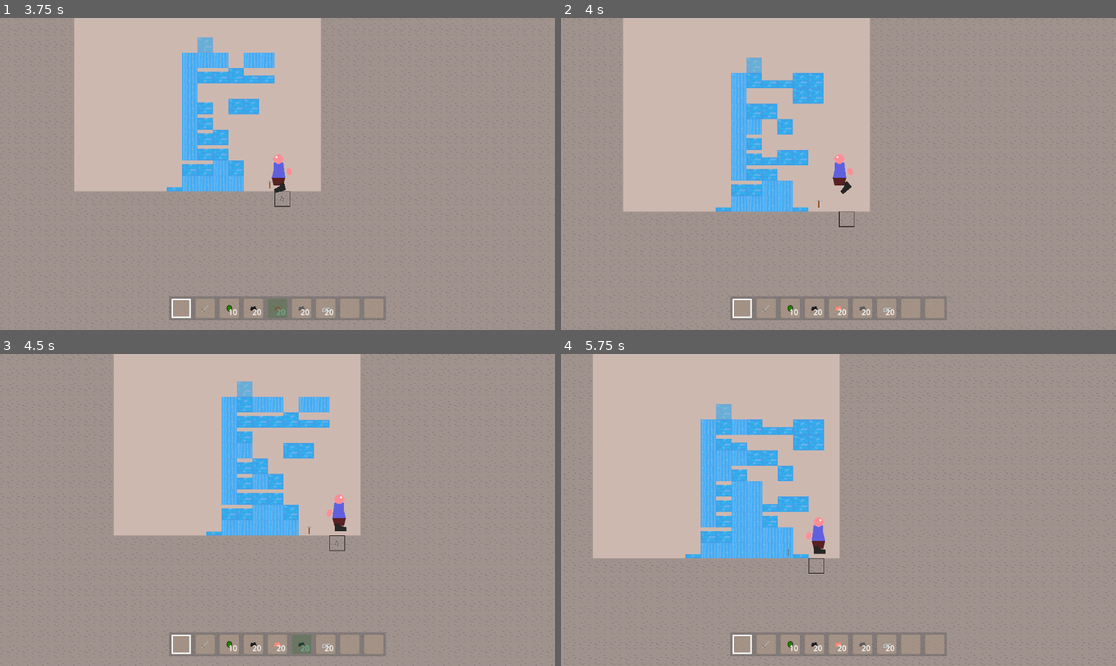
Above: before the commit, frames 1-4 (two rows, left to right).
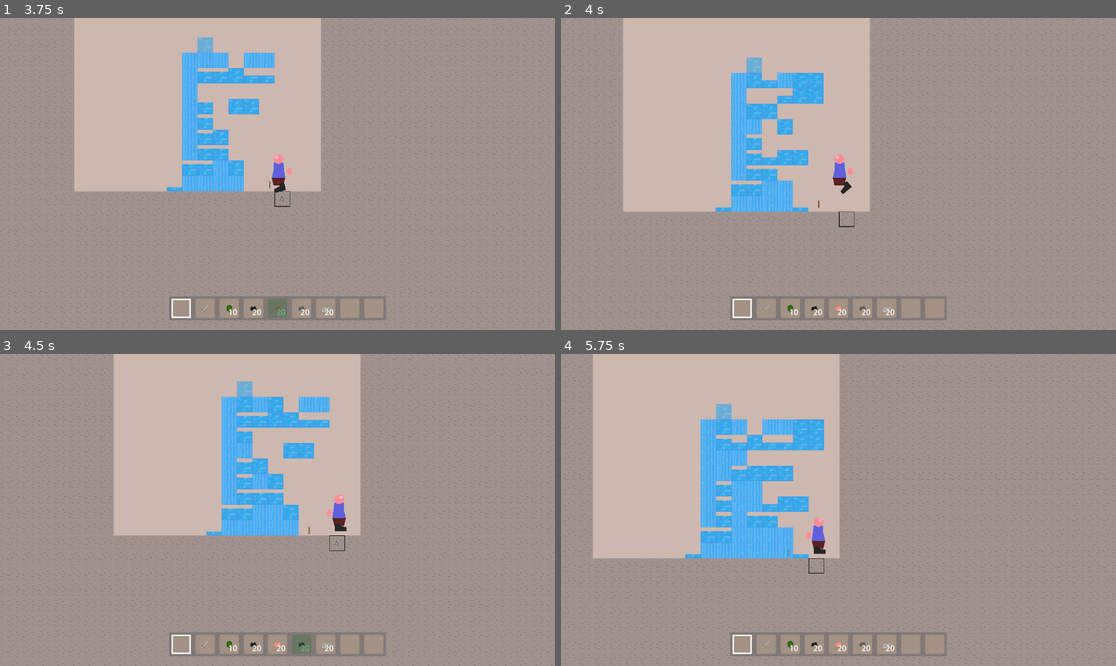
Above: after the commit, the same moments.

Repository: Griiimon/2D-Mining-Sandbox
Game: Godot game, scene res://game/test_game.tscn
The game is run twice, just before and just after one commit, with the same random seed, the same clock (stepped at 60 frames per second) and the same inputs. This scene is started directly instead of the project's main scene. The engine's default icon, where the game draws it, is replaced by a stand-in: a white triangle on a blue panel in a dark square.
Inputs (mouse positions are in pixels of both pictures, inside the frame that each line leads up to):
- Up to frame 1 (3.75 s): tap Enter at 0.5 s; move the mouse to (183, 308) at 0.52 s; hold D (right) 0.53-2.03 s; click (183, 308) at 0.6 s; tap Up (jump) at 0.77, 1.52, 3.02 s; move the mouse to (205, 308) at 1.27 s; tap F (change_block_state) at 1.35 s; click (205, 308) at 1.42 s; move the mouse to (227, 308) at 2.02 s; hold A (left) 2.03-2.78 s; tap X (drop_item) at 2.1 s; click (227, 308) at 2.17 s; move the mouse to (255, 308) at 2.77 s; hold D (right) from 2.78 s (still down); tap E (next_hotbar_item) at 2.85 s; click (255, 308) at 2.92 s; move the mouse to (277, 308) at 3.52 s; tap Q (previous_hotbar_item) at 3.6 s; click (277, 308) at 3.67 s
- Up to frame 2 (4 s): keep holding D (right); tap Up (jump) at 3.77 s
- Up to frame 3 (4.5 s): move the mouse to (299, 644) at 4.27 s; release D (right) at 4.28 s; hold A (left) from 4.28 s (still down); tap K (toggle_free_cam) at 4.35 s; click (299, 644) at 4.42 s
- Up to frame 4 (5.75 s): tap Up (jump) at 4.52 s; move the mouse to (888, 644) at 5.02 s; release A (left) at 5.03 s; hold D (right) from 5.03 s (still down); tap 1 at 5.1 s; click (888, 644) at 5.17 s

Frame 1 is identical in both runs. In frame 2, 0.2% of the frame differs, in the area x 38-42%, y 17-28%; in frame 3, less than 0.1%; in frame 4, 1.3%, in the area x 33-42%, y 20-56%.

Commit message:
temporarily remove unscheduling empty blocks

Diff:
--- a/game/world/chunks/world_chunk.gd
+++ b/game/world/chunks/world_chunk.gd
@@ -64,7 +64,8 @@
 			push_warning("WorldChunk().tick_blocks(): no block at scheduled position")
 			# TODO i would like to store a failed attempt and only
 			# unschedule after a second failed attempt ( additional array? )
-			unschedule_block(block_pos)
+
+			#unschedule_block(block_pos)
 
 
 func set_block(block: Block, tile_pos: Vector2i, state: Block.State= Block.State.NONE, trigger_neighbor_update: bool= true):
